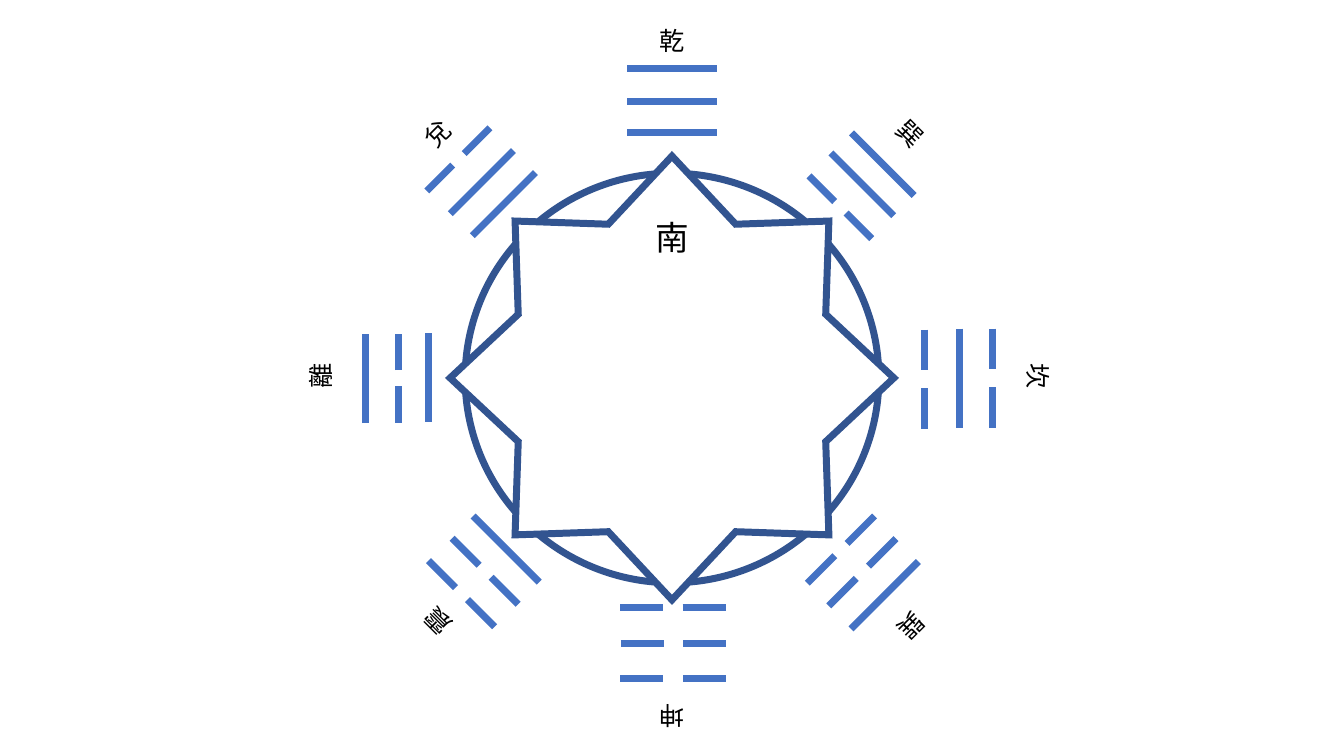
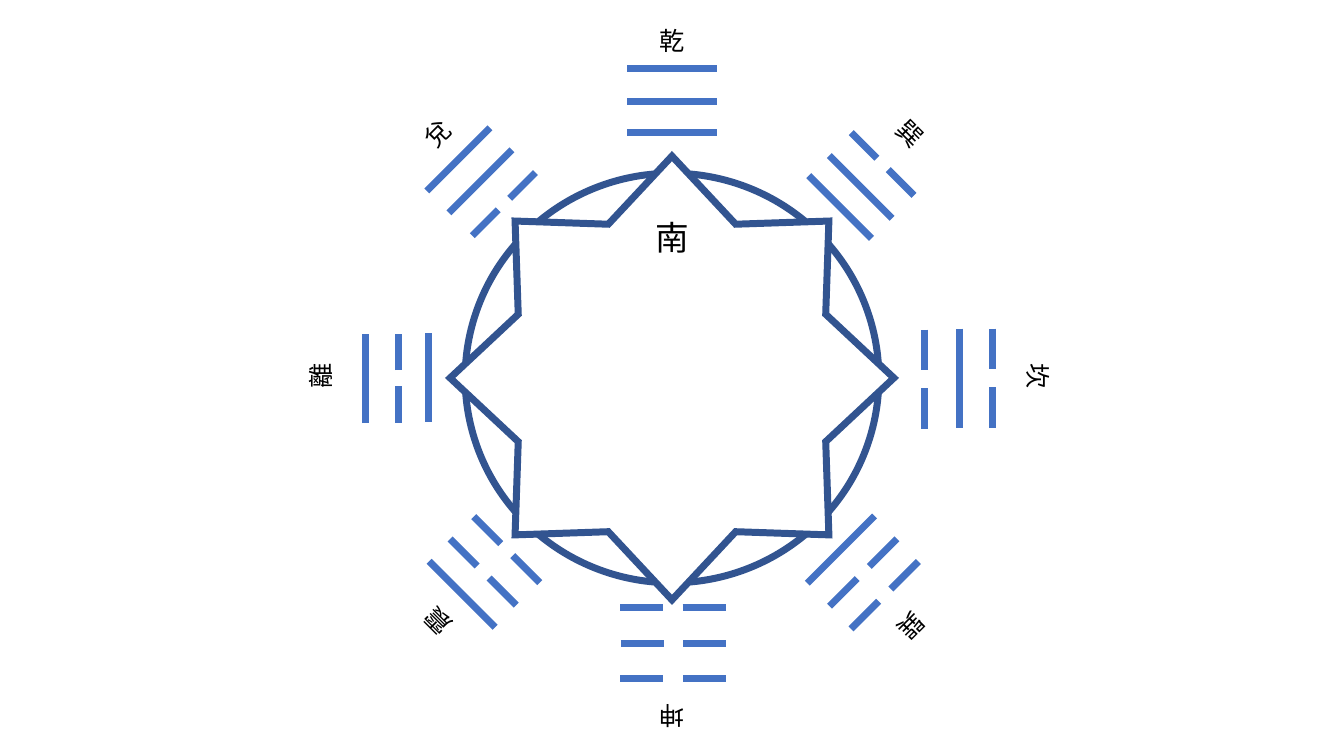
Before and after one commit to elesonchuang/-, a slide deck: slide 2 of 簡報1.pptx. Drawn at 1344x756 pixels with LibreOffice and Linux fonts; fonts in the diff are those of the drawing. Boxes give left, top, right and bottom in pixels: in the first picture for what was removed or moved away, otherwise in the second. Text is boxed around its words. In the diff, an @@ line names an element or a change of style, - is before the commit and + after.

Commit message:
debug for ppt

```diff
--- a/簡報1.pptx
+++ b/簡報1.pptx
@@ line moved from (473, 236) - (535, 172) to (490, 128) - (426, 191) @@
@@ line moved from (846, 213) - (872, 239) to (877, 158) - (852, 133) @@
@@ line moved from (451, 214) - (513, 150) to (512, 150) - (449, 213) @@
@@ line moved from (426, 191) - (453, 165) to (535, 172) - (510, 199) @@
@@ line moved from (852, 133) - (914, 196) to (872, 239) - (809, 175) @@
@@ line moved from (831, 153) - (894, 216) to (892, 219) - (830, 155) @@
@@ line moved from (810, 176) - (835, 202) to (914, 196) - (888, 169) @@
@@ line moved from (465, 153) - (490, 128) to (498, 210) - (473, 236) @@
@@ line moved from (518, 605) - (491, 578) to (451, 539) - (477, 567) @@
@@ line moved from (495, 627) - (468, 600) to (474, 516) - (501, 543) @@
@@ line moved from (919, 562) - (851, 629) to (808, 584) - (875, 516) @@
@@ line moved from (539, 582) - (473, 516) to (430, 562) - (495, 627) @@
@@ line moved from (456, 588) - (429, 561) to (513, 556) - (540, 583) @@
@@ line moved from (835, 556) - (808, 584) to (891, 589) - (919, 562) @@
@@ line moved from (479, 566) - (453, 538) to (489, 578) - (516, 605) @@
@@ line moved from (875, 516) - (847, 543) to (851, 629) - (879, 602) @@
```
Also in this commit, not shown: 1 other file.
